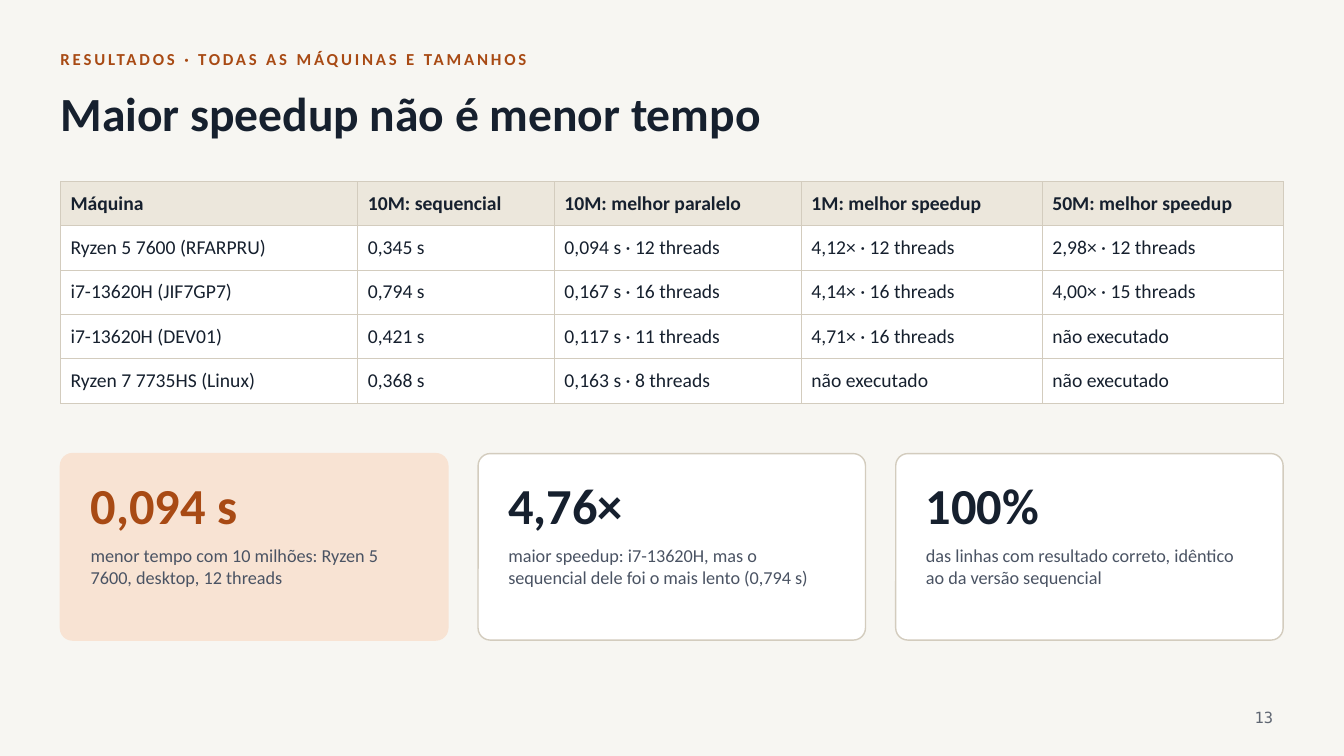
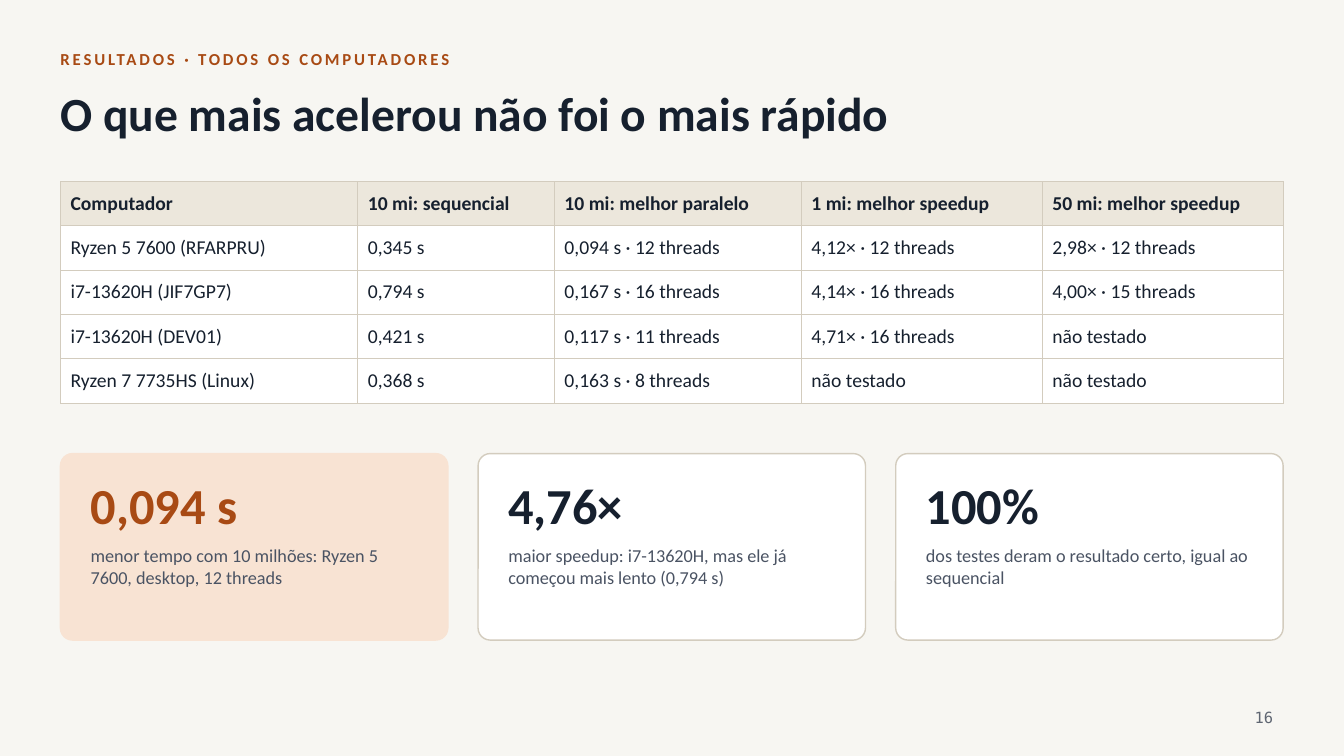
Before and after one commit to Dev2MundialMix/m3_1_bucket_sort, a slide deck: slide 16 of apresentacao/bucket_sort_openmp.pptx (slide 13 before the commit). Drawn at 1344x756 pixels with LibreOffice and Linux fonts; fonts in the diff are those of the drawing. Boxes give left, top, right and bottom in pixels: in the first picture for what was removed or moved away, otherwise in the second. Text is boxed around its words. In the diff, an @@ line names an element or a change of style, - is before the commit and + after.

```diff
--- a/apresentacao/bucket_sort_openmp.pptx
+++ b/apresentacao/bucket_sort_openmp.pptx
@@ title at [60,97,889,139]: text changed @@
-Maior speedup não é menor tempo
+O que mais acelerou não foi o mais rápido
@@ table at [60,181,1284,394] @@
-row 1: Máquina | 10M: sequencial | 10M: melhor paralelo | 1M: melhor speedup | 50M: melhor speedup
+row 1: Computador | 10 mi: sequencial | 10 mi: melhor paralelo | 1 mi: melhor speedup | 50 mi: melhor speedup
-row 4, column 5: não executado
+row 4, column 5: não testado
-row 5, column 4: não executado
+row 5, column 4: não testado
-row 5, column 5: não executado
+row 5, column 5: não testado
@@ text at [508,549,787,587]: text changed @@
-maior speedup: i7-13620H, mas o sequencial dele foi o mais lento (0,794 s)
+maior speedup: i7-13620H, mas ele já começou mais lento (0,794 s)
@@ text at [926,549,1248,587]: text changed @@
-das linhas com resultado correto, idêntico ao da versão sequencial
+dos testes deram o resultado certo, igual ao sequencial
@@ page number at [1255,711,1274,723]: text changed @@
-13
+16
```
Also in this commit, not shown: 16 other slides changed, 3 slides added, 1 other file.
